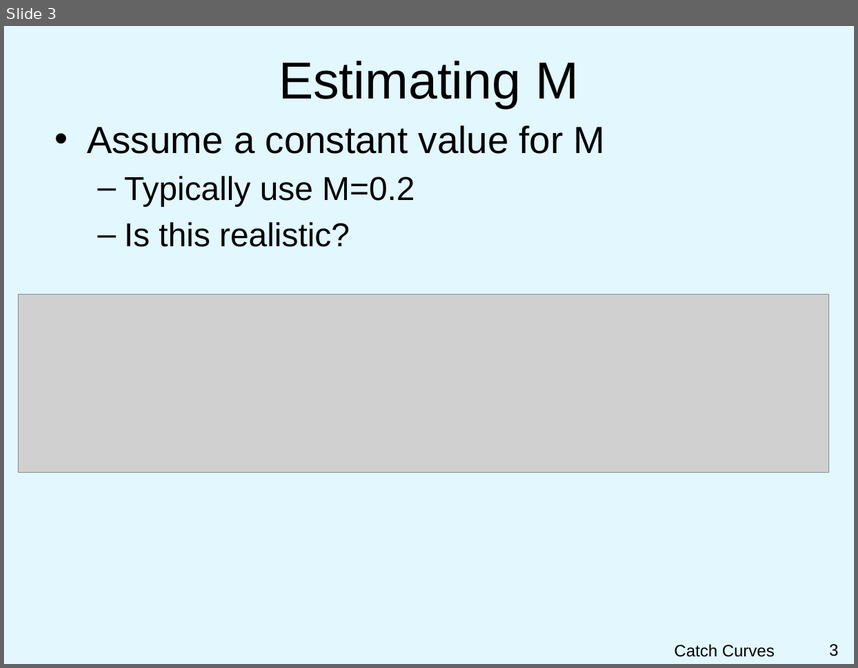
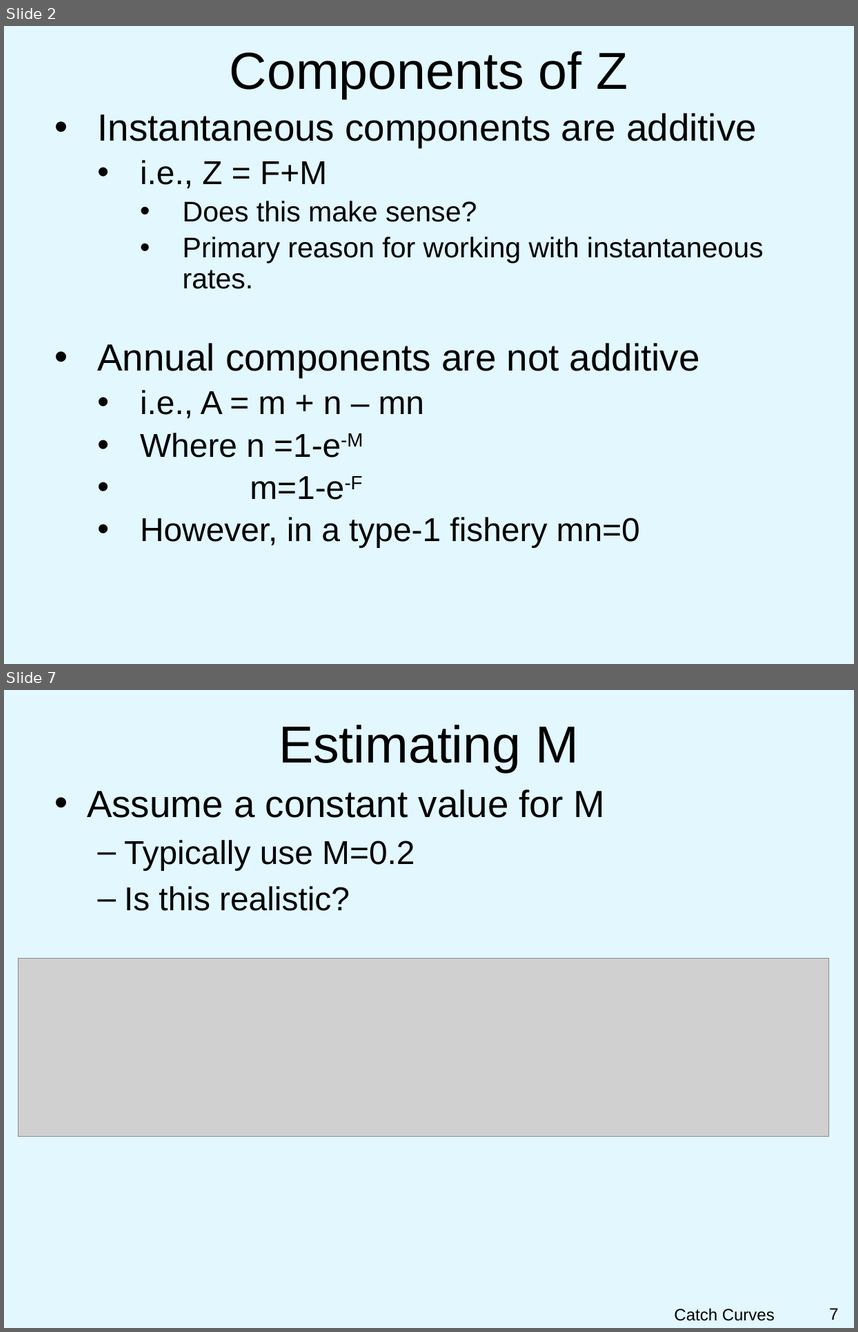
Before and after one commit to droglenc/NCNRS349, a slide deck: modules/Mortality/PPT_Components.pptx. Shown one above the other, each under a label of ours: slide 3 before the commit, slides 2 and 7 after it; the slides between them are not shown. The pictures are 858x668 and 858x1332 pixels, drawn with LibreOffice and Linux fonts; fonts in the diff are those of the drawing; grey boxes stand for pictures; background and template pictures are left out. Boxes give left, top, right and bottom in pixels: in the first picture for what was removed or moved away, otherwise in the second. Text is boxed around its words. In the diff, an @@ line names an element or a change of style, - is before the commit and + after.

```diff
--- a/modules/Mortality/PPT_Components.pptx
+++ b/modules/Mortality/PPT_Components.pptx
@@ slide 2 added at box(4, 26, 854, 664), background picture (left out) @@
@@ title added at box(230, 51, 628, 99), 44 pt, text #000000 @@
+Components of Z
@@ text added at box(97, 113, 764, 547), 28 pt, text #000000 @@
+• Instantaneous components are additive
+  • i.e., Z = F+M
+    • Does this make sense?
+    • Primary reason for working with instantaneous rates.
+• Annual components are not additive
+  • i.e., A = m + n – mn
+  • Where n =1-e-M
+  • m=1-e-F
+  • However, in a type-1 fishery mn=0
@@ what was slide 3 is now slide 7 @@
@@ page number at box(829, 1308, 838, 1319): text changed @@
-3
+7
```
Also in this commit, not shown: 1 slide changed, 3 other slides added.
